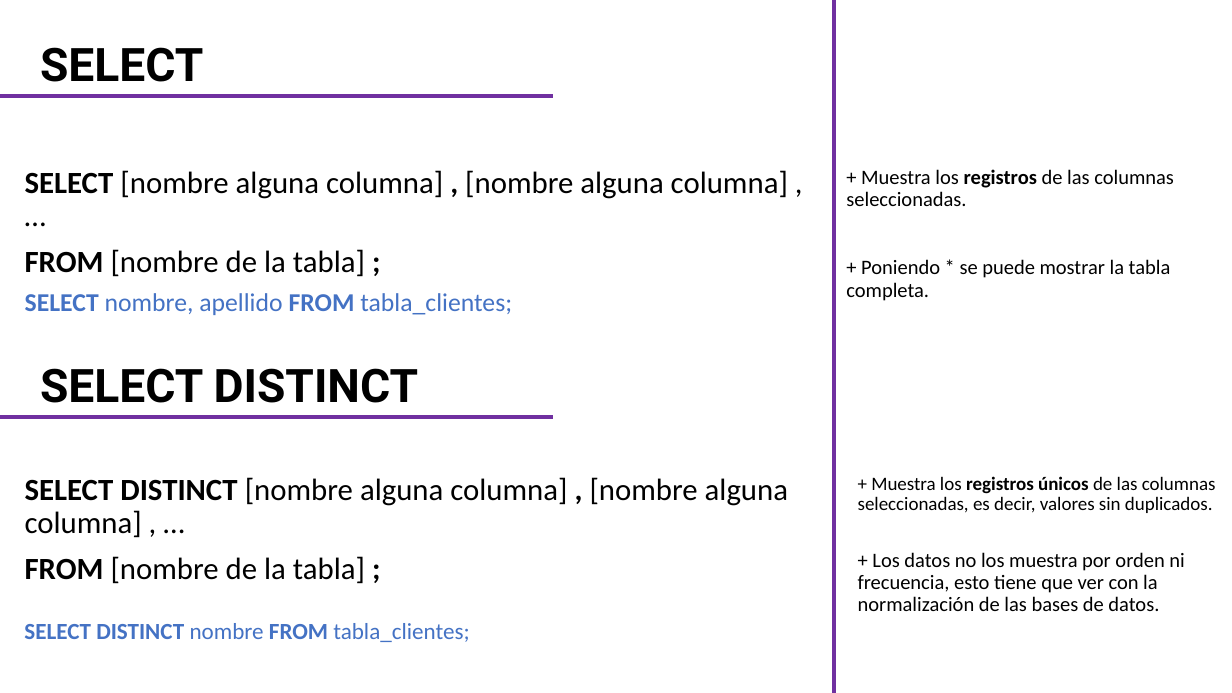
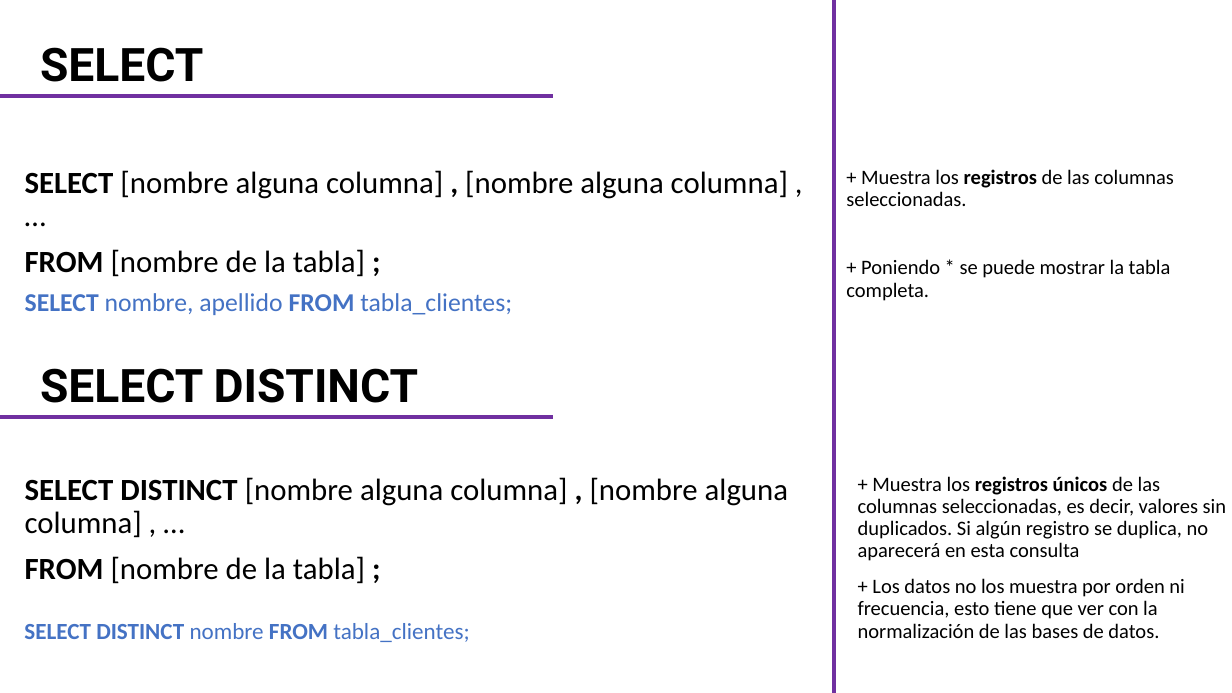
Before and after one commit to CarlosCamposs/Curso-AABD_SQL, a slide deck: slide 6 of Curso AABD-SQL (Notas).pptx. Drawn at 1232x693 pixels with LibreOffice and Linux fonts; fonts in the diff are those of the drawing. Boxes give left, top, right and bottom in pixels: in the first picture for what was removed or moved away, otherwise in the second. Text is boxed around its words. In the diff, an @@ line names an element or a change of style, - is before the commit and + after.

```diff
--- a/Curso AABD-SQL (Notas).pptx
+++ b/Curso AABD-SQL (Notas).pptx
@@ text at <box>858,476,1226,561</box>: text changed; size 14.8 to 16 pt @@
-+ Muestra los registros únicos de las columnas seleccionadas, es decir, valores sin duplicados.
++ Muestra los registros únicos de las columnas seleccionadas, es decir, valores sin duplicados. Si algún registro se duplica, no aparecerá en esta consulta
@@ text "+ Los datos no los ...": place and size @@
-text "+ Los datos no los ..." at <box>858,552,1184,611</box>
+text "+ Los datos no los ..." at <box>858,578,1184,638</box>
```
Also in this commit, not shown: 5 other slides changed, 1 other file.
